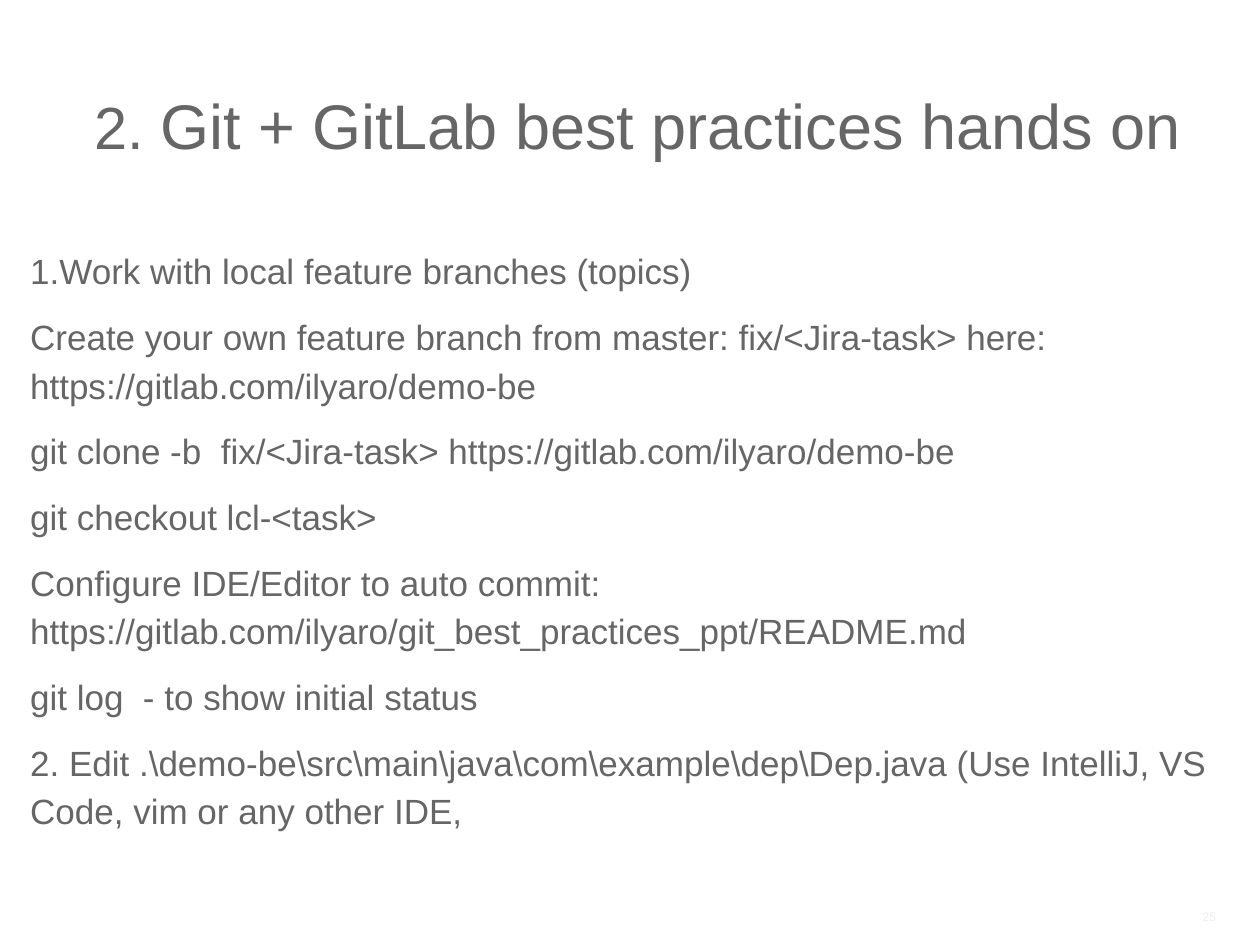
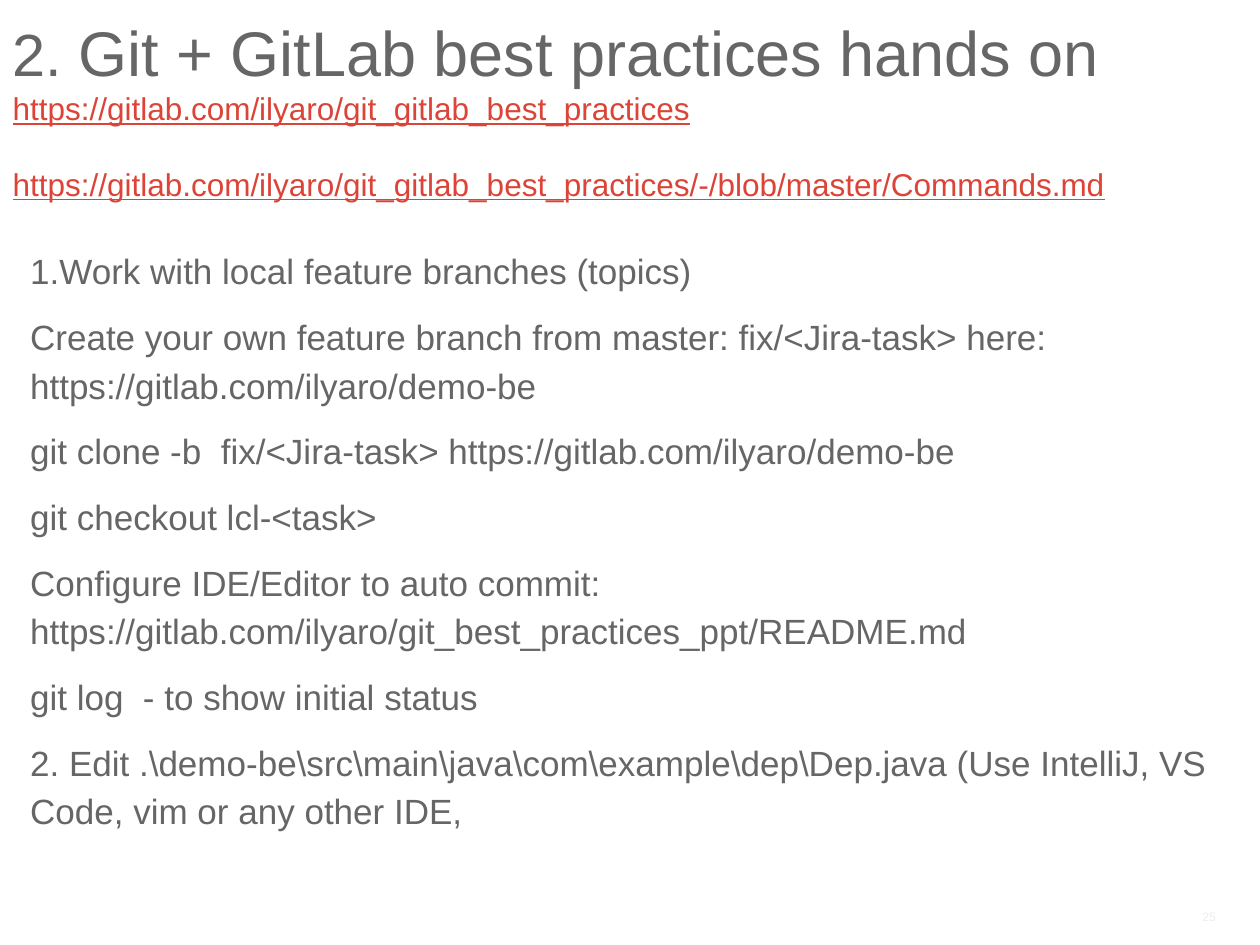
Before and after one commit to ilyaro/mysite, a slide deck: slide 25 of WorkStuff/Courses/Git/Git_Gitlab_Best_Practices/Git_Gitlab_BestPractices.pptx. Drawn at 1260x945 pixels with LibreOffice and Linux fonts; fonts in the diff are those of the drawing. Boxes give left, top, right and bottom in pixels: in the first picture for what was removed or moved away, otherwise in the second. Text is boxed around its words. In the diff, an @@ line names an element or a change of style, - is before the commit and + after.

Commit message:
hands on link to gitlab

```diff
--- a/WorkStuff/Courses/Git/Git_Gitlab_Best_Practices/Git_Gitlab_BestPractices.pptx
+++ b/WorkStuff/Courses/Git/Git_Gitlab_Best_Practices/Git_Gitlab_BestPractices.pptx
@@ title at (x1=13, y1=30, x2=1105, y2=651): text changed; size 36 to 18 pt; text colour #666666 to #DB4437 @@
-2. Git + GitLab best practices hands on
+2. Git + GitLab best practices hands on
+https://gitlab.com/ilyaro/git_gitlab_best_practices
+https://gitlab.com/ilyaro/git_gitlab_best_practices/-/blob/master/Commands.md
```
